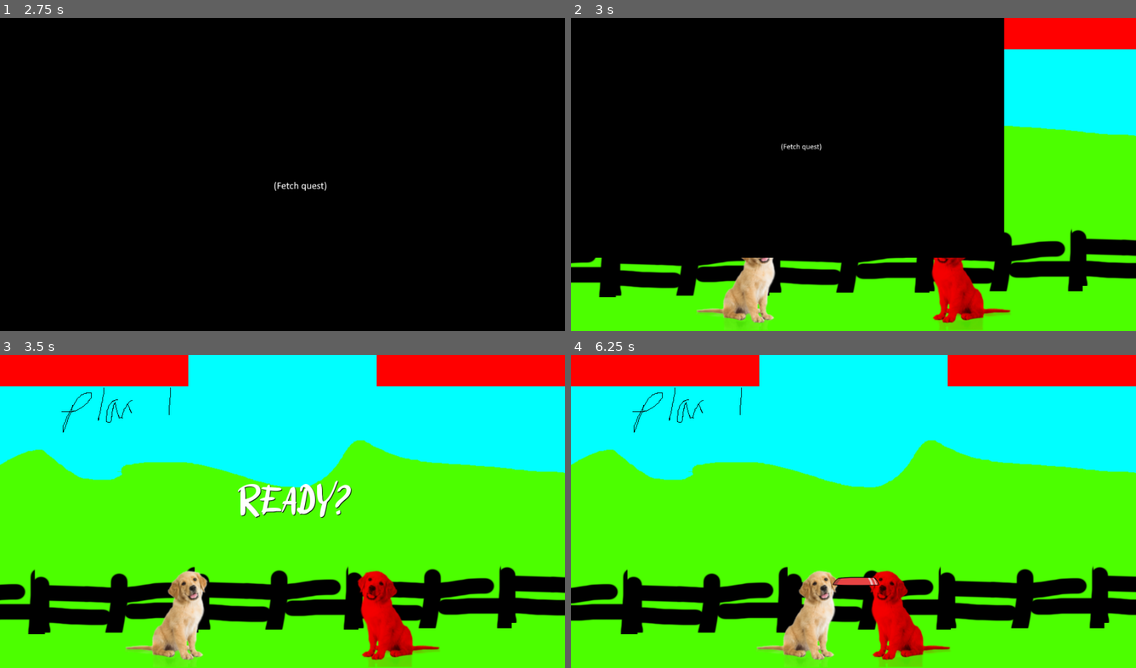
Above: before the commit, frames 1-4 (two rows, left to right).
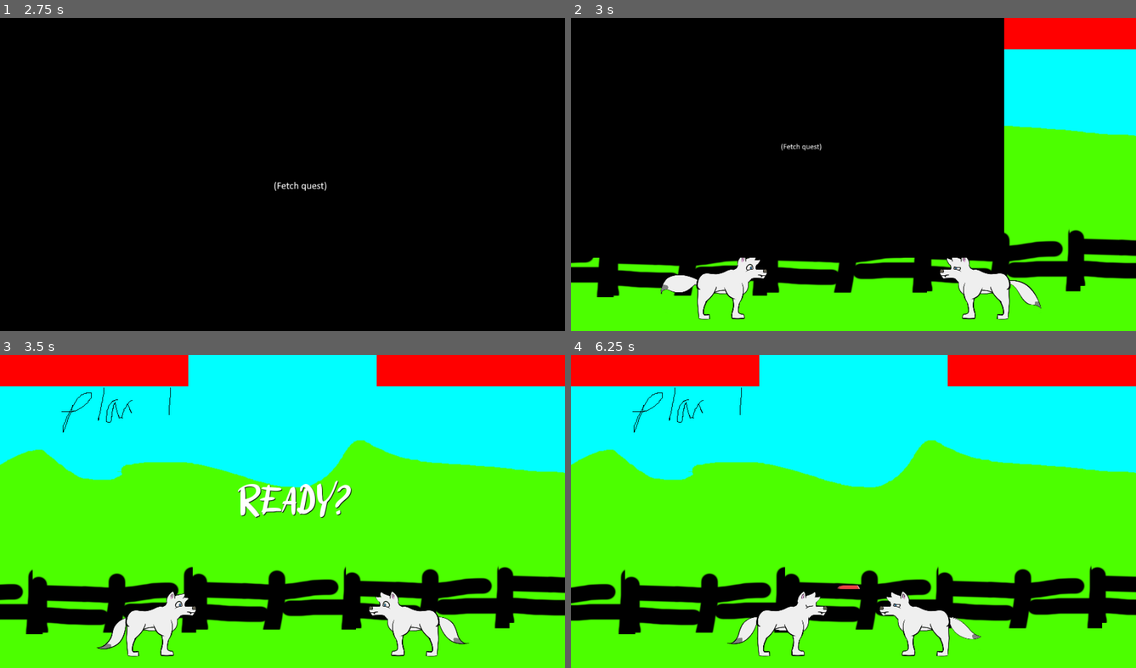
Above: after the commit, the same moments.

Repository: m7rk/openjam2021
Game: Godot game, scene res://Overworld.tscn
Two runs of this game, one before a commit and one after it. Both use one fixed random seed, a clock stepped at 60 frames per second and the inputs below.
Inputs:
- Up to frame 1 (2.75 s): tap Enter at 0.5 s; hold D (right) 0.53-1.28 s; tap K (ranged) at 0.6, 1.55, 2.1 s; hold S (down) 1.28-2.03 s; tap J (close) at 1.35 s; hold D (right) from 2.03 s (still down)
- Up to frame 2 (3 s): tap Space at 2.75 s; release D (right) at 2.78 s; hold W (up) from 2.78 s (still down); tap L (special) at 2.85 s
- Up to frame 3 (3.5 s): keep holding W (up); tap K (ranged) at 3.05 s
- Up to frame 4 (6.25 s): release W (up) at 3.53 s; hold A (left) 3.53-5.03 s; tap K (ranged) at 3.6, 4.55, 5.1, 6.05 s; tap J (close) at 4.35 s; hold S (down) 5.03-5.78 s; hold D (right) from 5.78 s (still down); tap L (special) at 5.85 s

Frame 1 is identical in both runs. In frame 2, 5.8% of the frame differs, in the area x 0-100%, y 67-100%; in frame 3, 7.1%; in frame 4, 7.3%, in the area x 0-99%, y 67-100%.

Commit message:
add frame anim

Diff:
--- a/Fight.tscn
+++ b/Fight.tscn
@@ -1,6 +1,5 @@
-[gd_scene load_steps=16 format=2]
+[gd_scene load_steps=17 format=2]
 
-[ext_resource path="res://dog.png" type="Texture" id=1]
 [ext_resource path="res://scripts/PlayerDog.gd" type="Script" id=2]
 [ext_resource path="res://scripts/EnemyDog.gd" type="Script" id=3]
 [ext_resource path="res://scripts/Camera.gd" type="Script" id=4]
@@ -11,14 +10,18 @@
 [ext_resource path="res://font.tres" type="DynamicFont" id=9]
 [ext_resource path="res://scripts/FightManager.gd" type="Script" id=10]
 [ext_resource path="res://Transitioner.tscn" type="PackedScene" id=11]
+[ext_resource path="res://idle/idle.tres" type="SpriteFrames" id=12]
 
 [sub_resource type="RectangleShape2D" id=1]
 extents = Vector2( 1541.06, 10 )
 
 [sub_resource type="RectangleShape2D" id=2]
+extents = Vector2( 3.21212, 5.18613 )
 
-[sub_resource type="Animation" id=3]
-resource_name = "roundfinish"
+[sub_resource type="RectangleShape2D" id=3]
+extents = Vector2( 4.33712, 6.8528 )
+
+[sub_resource type="Animation" id=4]
 length = 4.0
 tracks/0/type = "value"
 tracks/0/path = NodePath(".:text")
@@ -81,36 +84,59 @@
 position = Vector2( 202.303, 330.264 )
 script = ExtResource( 2 )
 
-[node name="CollisionShape2D" type="CollisionShape2D" parent="Player"]
+[node name="HEAD" type="CollisionShape2D" parent="Player"]
+position = Vector2( 33.3334, -24.3334 )
 scale = Vector2( 8, 5 )
 shape = SubResource( 2 )
 __meta__ = {
 "_edit_lock_": true
 }
 
-[node name="Sprite" type="Sprite" parent="Player"]
-texture = ExtResource( 1 )
-offset = Vector2( 10, -20 )
-flip_h = true
+[node name="BODY" type="CollisionShape2D" parent="Player"]
+position = Vector2( -17, 16.6667 )
+scale = Vector2( 8, 5 )
+shape = SubResource( 3 )
+__meta__ = {
+"_edit_lock_": true
+}
+
+[node name="AnimatedSprite" type="AnimatedSprite" parent="Player"]
+scale = Vector2( 0.3, 0.3 )
+frames = ExtResource( 12 )
+frame = 14
+speed_scale = 1.5
+playing = true
 __meta__ = {
 "_edit_lock_": true
 }
 
 [node name="Enemy" type="KinematicBody2D" parent="."]
-position = Vector2( 584.87, 328.266 )
+position = Vector2( 592.054, 336.597 )
+scale = Vector2( -1, 1 )
 script = ExtResource( 3 )
 
-[node name="CollisionShape2D" type="CollisionShape2D" parent="Enemy"]
+[node name="HEAD" type="CollisionShape2D" parent="Enemy"]
+position = Vector2( 33.3334, -24.3334 )
 scale = Vector2( 8, 5 )
 shape = SubResource( 2 )
 __meta__ = {
 "_edit_lock_": true
 }
 
-[node name="Sprite" type="Sprite" parent="Enemy"]
-self_modulate = Color( 1, 0, 0, 1 )
-texture = ExtResource( 1 )
-offset = Vector2( -10, -20 )
+[node name="BODY" type="CollisionShape2D" parent="Enemy"]
+position = Vector2( -17, 16.6667 )
+scale = Vector2( 8, 5 )
+shape = SubResource( 3 )
+__meta__ = {
+"_edit_lock_": true
+}
+
+[node name="AnimatedSprite" type="AnimatedSprite" parent="Enemy"]
+scale = Vector2( 0.3, 0.3 )
+frames = ExtResource( 12 )
+frame = 13
+speed_scale = 1.5
+playing = true
 __meta__ = {
 "_edit_lock_": true
 }
@@ -163,8 +189,8 @@
 }
 
 [node name="AnimationPlayer" type="AnimationPlayer" parent="CanvasLayer/Display"]
-anims/roundfinish = SubResource( 3 )
-anims/roundstart = SubResource( 4 )
+anims/roundfinish = SubResource( 4 )
+anims/roundstart = SubResource( 5 )
 
 [node name="Transitioner" parent="." instance=ExtResource( 11 )]
 
--- a/frisbee/frisbee.tscn
+++ b/frisbee/frisbee.tscn
@@ -14,9 +14,11 @@
 
 [node name="CollisionShape2D" type="CollisionShape2D" parent="."]
 position = Vector2( -5, 0 )
+scale = Vector2( 0.5, 0.5 )
 shape = SubResource( 1 )
 
 [node name="Frisbee" type="AnimatedSprite" parent="."]
-scale = Vector2( 0.5, 0.5 )
+scale = Vector2( 0.25, 0.25 )
 frames = ExtResource( 1 )
+frame = 4
 playing = true
--- /dev/null
+++ b/idle/idle.tres
@@ -0,0 +1,38 @@
+[gd_resource type="SpriteFrames" load_steps=29 format=2]
+
+[ext_resource path="res://idle/frame0014.png" type="Texture" id=1]
+[ext_resource path="res://idle/frame0007.png" type="Texture" id=2]
+[ext_resource path="res://idle/frame0010.png" type="Texture" id=3]
+[ext_resource path="res://idle/frame0012.png" type="Texture" id=4]
+[ext_resource path="res://idle/frame0017.png" type="Texture" id=5]
+[ext_resource path="res://idle/frame0026.png" type="Texture" id=6]
+[ext_resource path="res://idle/frame0008.png" type="Texture" id=7]
+[ext_resource path="res://idle/frame0004.png" type="Texture" id=8]
+[ext_resource path="res://idle/frame0021.png" type="Texture" id=9]
+[ext_resource path="res://idle/frame0015.png" type="Texture" id=10]
+[ext_resource path="res://idle/frame0005.png" type="Texture" id=11]
+[ext_resource path="res://idle/frame0019.png" type="Texture" id=12]
+[ext_resource path="res://idle/frame0020.png" type="Texture" id=13]
+[ext_resource path="res://idle/frame0009.png" type="Texture" id=14]
+[ext_resource path="res://idle/frame0002.png" type="Texture" id=15]
+[ext_resource path="res://idle/frame0013.png" type="Texture" id=16]
+[ext_resource path="res://idle/frame0018.png" type="Texture" id=17]
+[ext_resource path="res://idle/frame0024.png" type="Texture" id=18]
+[ext_resource path="res://idle/frame0016.png" type="Texture" id=19]
+[ext_resource path="res://idle/frame0023.png" type="Texture" id=20]
+[ext_resource path="res://idle/frame0000.png" type="Texture" id=21]
+[ext_resource path="res://idle/frame0006.png" type="Texture" id=22]
+[ext_resource path="res://idle/frame0025.png" type="Texture" id=23]
+[ext_resource path="res://idle/frame0022.png" type="Texture" id=24]
+[ext_resource path="res://idle/frame0003.png" type="Texture" id=25]
+[ext_resource path="res://idle/frame0027.png" type="Texture" id=26]
+[ext_resource path="res://idle/frame0001.png" type="Texture" id=27]
+[ext_resource path="res://idle/frame0011.png" type="Texture" id=28]
+
+[resource]
+animations = [ {
+"frames": [ ExtResource( 21 ), ExtResource( 27 ), ExtResource( 15 ), ExtResource( 25 ), ExtResource( 8 ), ExtResource( 11 ), ExtResource( 22 ), ExtResource( 2 ), ExtResource( 7 ), ExtResource( 14 ), ExtResource( 3 ), ExtResource( 28 ), ExtResource( 4 ), ExtResource( 16 ), ExtResource( 1 ), ExtResource( 10 ), ExtResource( 19 ), ExtResource( 5 ), ExtResource( 17 ), ExtResource( 12 ), ExtResource( 13 ), ExtResource( 9 ), ExtResource( 24 ), ExtResource( 20 ), ExtResource( 18 ), ExtResource( 23 ), ExtResource( 6 ), ExtResource( 26 ) ],
+"loop": true,
+"name": "default",
+"speed": 5.0
+} ]
--- a/scripts/GenericDog.gd
+++ b/scripts/GenericDog.gd
@@ -11,6 +11,9 @@
 
 var input = ""
 var cmds = []
+
+var charge_command = ""
+var charge_time = 0
 
 func hit(rev):
 	velocity.y = -100
@@ -33,6 +36,8 @@
 	if(get_node("../").trans_time > 0):
 		return
 
+
+
 	if("close" in cmds):
 		if(abs(global_position.x - get_node("../Enemy").global_position.x) < 200):
 			get_node("../Enemy").hit(rev)
@@ -40,7 +45,7 @@
 	if("ranged" in cmds):
 		var v = frisbee.instance()
 		get_node("../Projectiles").add_child(v)
-		v.global_position = global_position + Vector2(rev * 100,-60)
+		v.global_position = global_position + Vector2(rev * 90,-50)
 		v.linear_velocity = Vector2(rev * 200,-60)
 
 func apply_forces(delta):
Not shown: 1 places in Fight.tscn that only renumber resources
Not shown, added: idle/frame0000.png.import
Not shown, added: idle/frame0001.png.import
Not shown, added: idle/frame0002.png.import
Not shown, added: idle/frame0003.png.import
Not shown, added: idle/frame0004.png.import
Not shown, added: idle/frame0005.png.import
Not shown, added: idle/frame0006.png.import
Not shown, added: idle/frame0007.png.import
Not shown, added: idle/frame0008.png.import
Not shown, added: idle/frame0009.png.import
Not shown, added: idle/frame0010.png.import
(and 17 more such lines)
